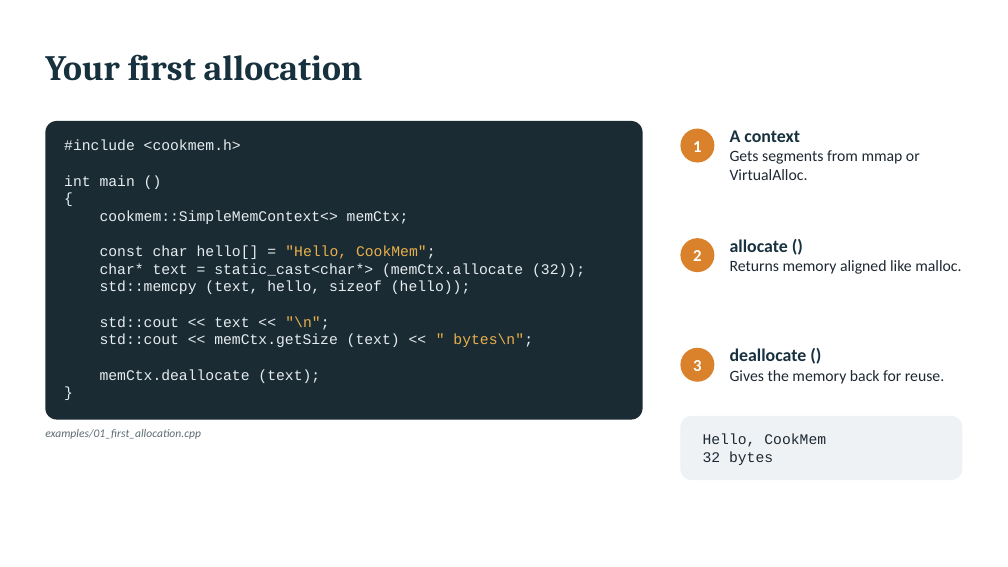
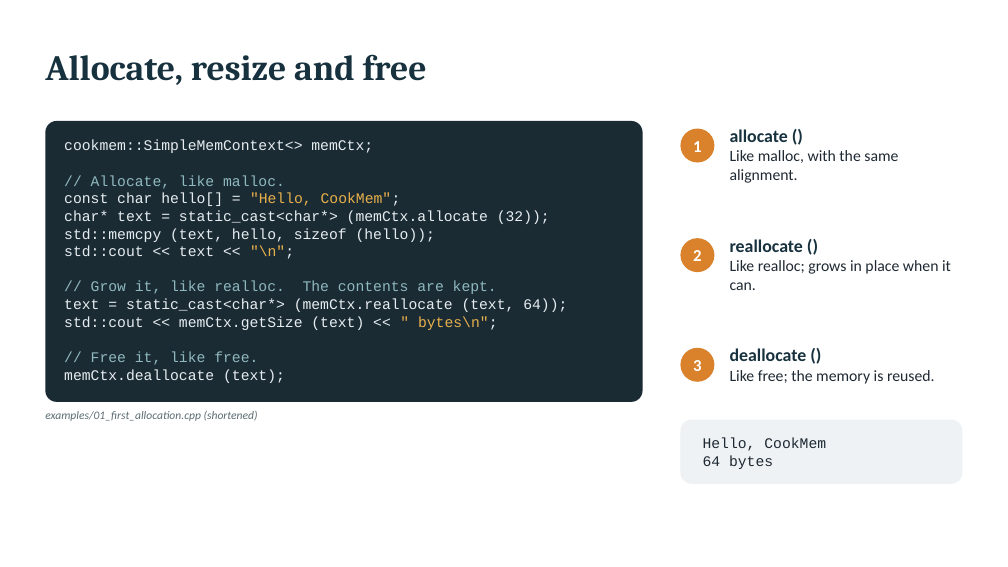
Before and after one commit to coconut2015/cookmem-tutorials, a slide deck: slide 7 of 01-getting-started/slides.pptx (slide 6 before the commit). Drawn at 1008x567 pixels with LibreOffice and Linux fonts; fonts in the diff are those of the drawing. Boxes give left, top, right and bottom in pixels: in the first picture for what was removed or moved away, otherwise in the second. Text is boxed around its words. In the diff, an @@ line names an element or a change of style, - is before the commit and + after.

```diff
--- a/01-getting-started/slides.pptx
+++ b/01-getting-started/slides.pptx
@@ title at [45,54,427,85]: text changed @@
-Your first allocation
+Allocate, resize and free
@@ rounded rectangle: place and size @@
-rounded rectangle at [45,121,643,420]
+rounded rectangle at [45,121,643,402]
@@ rounded rectangle at [45,121,643,402]: proportions changed @@
@@ text at [64,140,241,186]: paragraphs removed @@
-#include <cookmem.h>
-int main ()
-{
@@ text at [64,140,567,383]: paragraph removed @@
-}
@@ text at [730,129,898,183]: text changed @@
-A context
-Gets segments from mmap or VirtualAlloc.
+allocate ()
+Like malloc, with the same alignment.
@@ text at [91,175,285,189]: paragraph added @@
+// Allocate, like malloc.
@@ text at [730,239,951,290]: text changed @@
-allocate ()
-Returns memory aligned like malloc.
+reallocate ()
+Like realloc; grows in place when it can.
@@ text at [64,281,567,312]: paragraphs added @@
+// Grow it, like realloc. The contents are kept.
+text = static_cast<char*> (memCtx.reallocate (text, 64));
@@ text at [91,351,258,365]: paragraph added @@
+// Free it, like free.
@@ text at [730,370,935,384]: text changed @@
-Gives the memory back for reuse.
+Like free; the memory is reused.
@@ text at [45,411,258,421]: text changed @@
-examples/01_first_allocation.cpp
+examples/01_first_allocation.cpp (shortened)
@@ rounded rectangle "Hello, CookMem": place and size @@
-rounded rectangle "Hello, CookMem" at [681,416,963,480]
+rounded rectangle "Hello, CookMem" at [681,420,963,484]
@@ text in rounded rectangle at [703,455,773,469]: text changed @@
-32 bytes
+64 bytes
```
Also in this commit, not shown: 3 other slides changed, 5 slides added, 4 slides removed, 4 other files.
